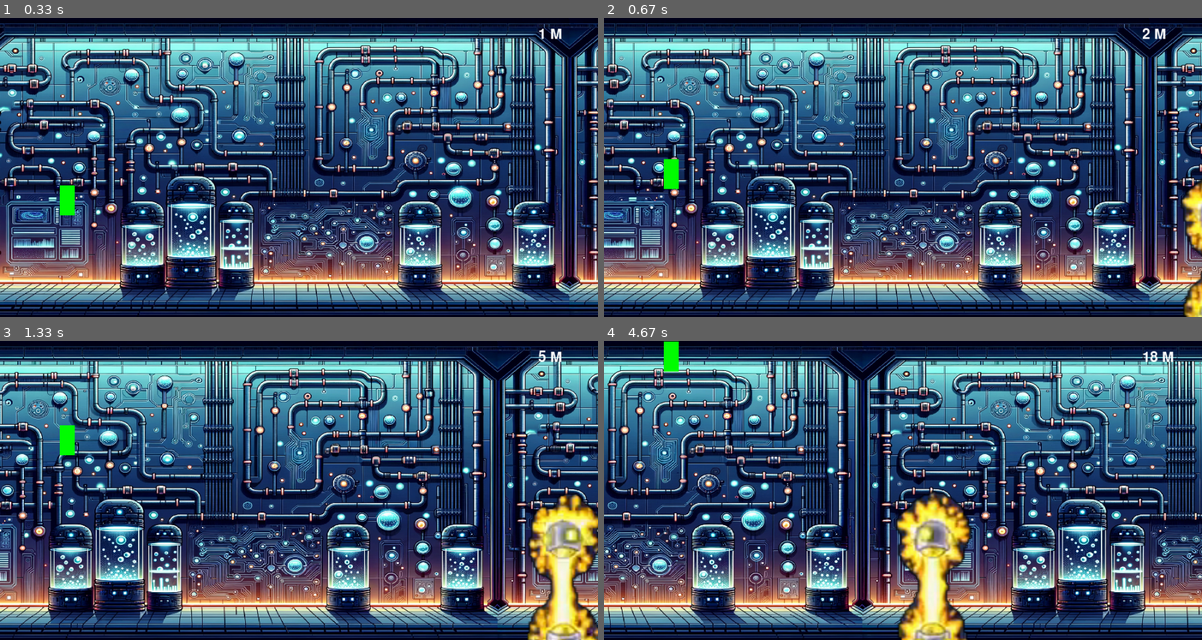
Above: before the commit, frames 1-4 (two rows, left to right).
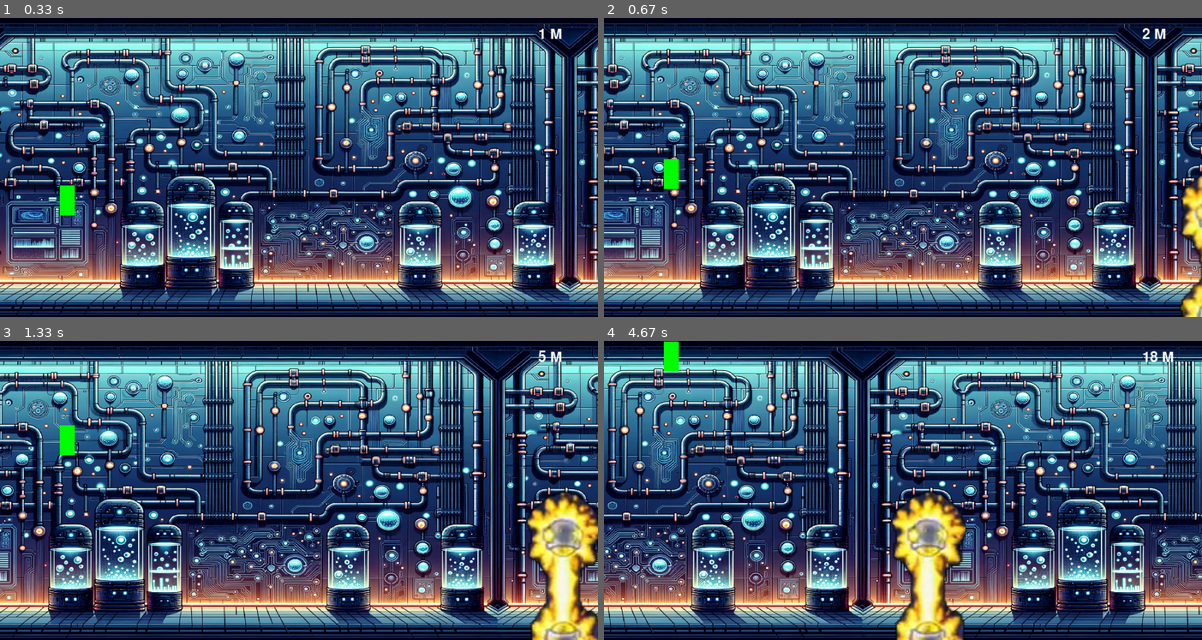
Above: after the commit, the same moments.

Repository: insper-classroom/projeto-pygame-prata
Game: pygame game, started from jogo.py
Same seed, same stepped clock (60 frames per second), same inputs: the game is played once before the commit and once after it.
Inputs:
- Up to frame 1 (0.33 s): no input
- Up to frame 2 (0.67 s): tap Space at 0.33 s
- Up to frame 3 (1.33 s): tap Space at 0.73, 1.03, 1.23 s
- Up to frame 4 (4.67 s): tap Space at 1.57, 1.87, 2.07, 2.37, 2.63, 2.97, 3.27, 3.4, 3.8, 4.1, 4.47 s

Frame 1 is identical in both runs. In frame 2, 0.9% of the frame differs, in the area x 96-100%, y 52-100%; in frame 3, 3.9%; in frame 4, 4.3%, in the area x 48-62%, y 50-100%.

Commit message:
Evolução sprites obstaculos

Diff:
--- a/constantes.py
+++ b/constantes.py
@@ -5,3 +5,4 @@
 velocidade_tela = 2
 altura_chao = 465
 QUANTIDADE_AUMENTO_VELOCIDADE = 1
+DISTANCIA_MINIMA_OBSTACULOS = 800
--- a/jogo.py
+++ b/jogo.py
@@ -9,7 +9,8 @@
     player = Player()
     background_imagem = Background('background.png')
     obstacles = [Obstacle() for _ in range(2 )]
-    state = {'player': player, 'background' : background_imagem, 'obstacles' : obstacles}
+    state = {'player': player, 'background' : background_imagem,  "grupo_obstacles" : pygame.sprite.Group()}
+    state["grupo_obstacles"].add(obstacles)
 
     return window, state
 
@@ -17,7 +18,6 @@
     def __init__(self):
         self.sprite_obstacle_type_1 = []
         self.sprite_obstacle_type_2 = []
-        # self.sprite_obstacle_type_3 = []
 
 
         self.sprite_obstacle_type_1.append(pygame.image.load('sprite/Snapshot.PNG'))
@@ -35,33 +35,38 @@
         self.sprite_obstacle_type_2.append(pygame.image.load(f'sprite/Snapshot_11.PNG'))
         self.sprite_obstacle_type_2.append(pygame.image.load(f'sprite/Snapshot_12.PNG'))
 
-        # self.sprite_obstacle_type_3.append(pygame.image.load(f'sprite/Snapshot_13.PNG'))
-        # self.sprite_obstacle_type_3.append(pygame.image.load(f'sprite/Snapshot_14.PNG'))
-        # self.sprite_obstacle_type_3.append(pygame.image.load(f'sprite/Snapshot_15.PNG'))
-        # self.sprite_obstacle_type_3.append(pygame.image.load(f'sprite/Snapshot_16.PNG'))
-        # self.sprite_obstacle_type_3.append(pygame.image.load(f'sprite/Snapshot_17.PNG'))
-        # self.sprite_obstacle_type_3.append(pygame.image.load(f'sprite/Snapshot_18.PNG'))
-        # self.sprite_obstacle_type_3.append(pygame.image.load(f'sprite/Snapshot_19.PNG'))
 
         self.obstacle_type = random.choice([self.sprite_obstacle_type_1, self.sprite_obstacle_type_2])
         self.current_frame = 0
 
+        self.animation_interval = 7
+        self.animation_counter = 0
+
+        pygame.sprite.Sprite.__init__(self)
+
         self.rect = self.obstacle_type[self.current_frame].get_rect(x=largura_tela + 50, y=altura_tela * 0.5)
 
-    def move_obstacle(self):
+    def movimenta_e_anima_obstacle(self):
 
-        self.current_frame = (self.current_frame + 1) % len(self.obstacle_type)
+        self.animation_counter += 1
+        if self.animation_counter == self.animation_interval:
+            self.current_frame = (self.current_frame + 1) % len(self.obstacle_type)
+            self.animation_counter = 0
+
         self.rect.x -= velocidade_tela
 
-    def reset_position(self):
-        self.rect.x = largura_tela + random.randint(0, 600)
-        self.rect.y = random.randint(100, altura_tela - 100)
+    def reset_posicao(self):
+        self.rect.x = largura_tela + random.randint (0, 600)
+        self.rect.y = random.randint(100 , altura_tela)
 
-    def add_obstacle(obstacles):
-        new_obstacle = Obstacle()
-        obstacles.append(new_obstacle)
+    def adiciona_obstacles (self, state):
 
-    def draw_obstacle(self, window):
+        while pygame.sprite.spritecollideany(self, state["grupo_obstacles"]) != None:
+            self.reset_posicao()
+
+        state ["grupo_obstacles"].add(self)
+
+    def desenha_obstacles(self, window):
 
         window.blit(self.obstacle_type[self.current_frame], (self.rect.x, self.rect.y))
 
@@ -114,6 +119,7 @@
         self.surface_background = pygame.transform.scale(self.surface_background, (largura_tela, altura_tela))
         self.rect_background_esquerda = self.surface_background.get_rect(topleft=(0, 0))
         self.rect_background_direita = self.surface_background.get_rect(topleft=(largura_tela, 0))
+        pygame.sprite.Sprite.__init__(self)
 
     def movimenta_background(self):
 
@@ -137,12 +143,8 @@
 
     player = state['player']
     background_imagem = state['background']
-    obstacles = state['obstacles']
     distancia_percorrida = 0
     fonte = pygame.font.Font(None, 36)
-
-    obstacle_timer = 0
-    OBSTACLE_INTERVAL = 2000
 
     AUMENTAR_VELOCIDADE_EVENT = pygame.USEREVENT + 1
     pygame.time.set_timer(AUMENTAR_VELOCIDADE_EVENT, 20000)
@@ -164,21 +166,18 @@
         background_imagem.movimenta_background()
         distancia_percorrida += velocidade_tela / 30
 
-        obstacle_timer += 1
 
-        if obstacle_timer == OBSTACLE_INTERVAL:
-            Obstacle.add_obstacle(obstacles)
-            obstacle_timer = 0
-
-        for obstacle in obstacles:
-            obstacle.move_obstacle()
+        for obstacle in state ["grupo_obstacles"]:
+            obstacle.movimenta_e_anima_obstacle()
 
             if player.rect_player.colliderect(obstacle.rect):
                 pygame.quit()
-                return
 
-            if obstacle.rect.right < 0:
-                obstacle.reset_position()
+            if obstacle.rect.x < -obstacle.rect.width:
+                obstacle.kill()
+                novo_obstacle = Obstacle()
+                novo_obstacle.adiciona_obstacles(state)
+
 
         background_imagem.desenha_background(window)
         player.desenha_player(window)
@@ -186,8 +185,8 @@
         texto_distancia = fonte.render(f"{int(distancia_percorrida)} M", True, (255, 255, 255))
         window.blit(texto_distancia, (largura_tela * 0.9, altura_tela * 0.03))
 
-        for obstacle in obstacles:
-            obstacle.draw_obstacle(window)
+        for obstacle in state ["grupo_obstacles"]:
+            obstacle.desenha_obstacles(window)
 
         pygame.display.flip()
 
Binary file added: sprites_player/Spritesheet copy 2.png
Binary file added: sprites_player/Spritesheet copy 3.png
Binary file added: sprites_player/Spritesheet copy 4.png
Binary file added: sprites_player/Spritesheet copy 5.png
Binary file added: sprites_player/Spritesheet copy 6.png
Binary file added: sprites_player/Spritesheet copy.png
Binary file added: sprites_player/Spritesheet.png
